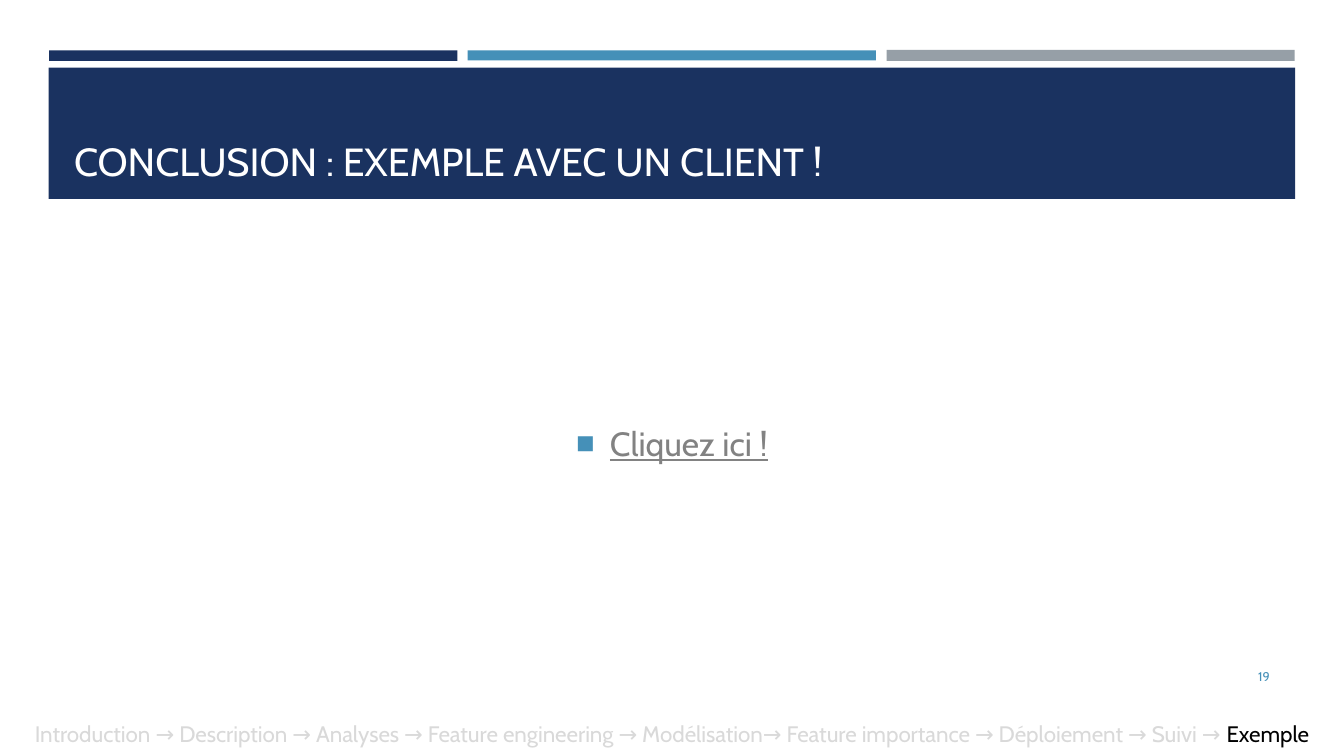
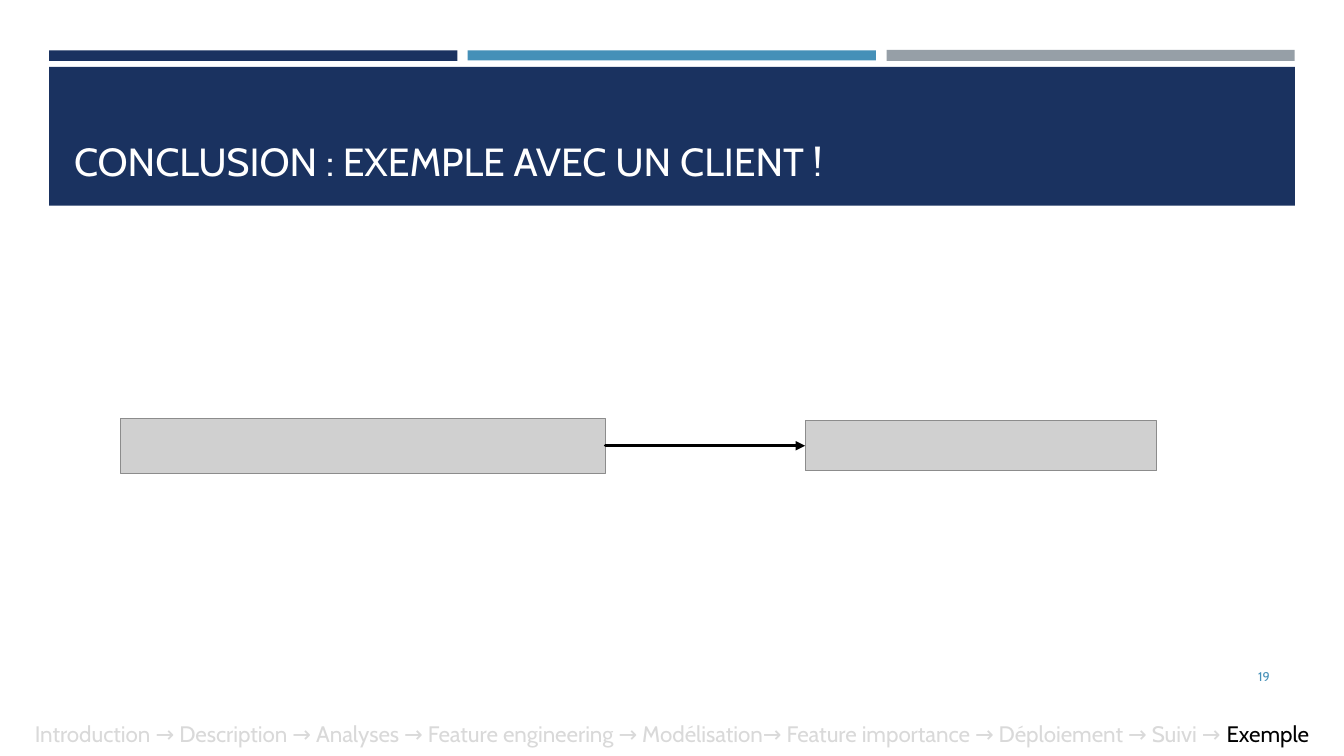
Before and after one commit to ludovicchmz/OpenClassrooms-DataScientist-Projet7, a slide deck: slide 19 of Chaumaz_Ludovic_6_presentation_102025.pptx. Drawn at 1344x756 pixels with LibreOffice and Linux fonts; fonts in the diff are those of the drawing; grey boxes stand for pictures. Boxes give left, top, right and bottom in pixels: in the first picture for what was removed or moved away, otherwise in the second. Text is boxed around its words. In the diff, an @@ line names an element or a change of style, - is before the commit and + after.

```diff
--- a/Chaumaz_Ludovic_6_presentation_102025.pptx
+++ b/Chaumaz_Ludovic_6_presentation_102025.pptx
@@ rectangle: place and size @@
-rectangle at bbox=[48, 68, 1296, 199]
+rectangle at bbox=[49, 67, 1296, 206]
@@ picture added at bbox=[120, 418, 605, 473] @@
@@ arrow added from (606, 446) to (806, 446), #000000 2.25 pt @@
@@ text removed at bbox=[610, 431, 752, 464] @@
-■ Cliquez ici !
@@ picture added at bbox=[806, 420, 1157, 471] @@
```
Also in this commit, not shown: 2 other slides changed, 1 slide added, 2 other files.
